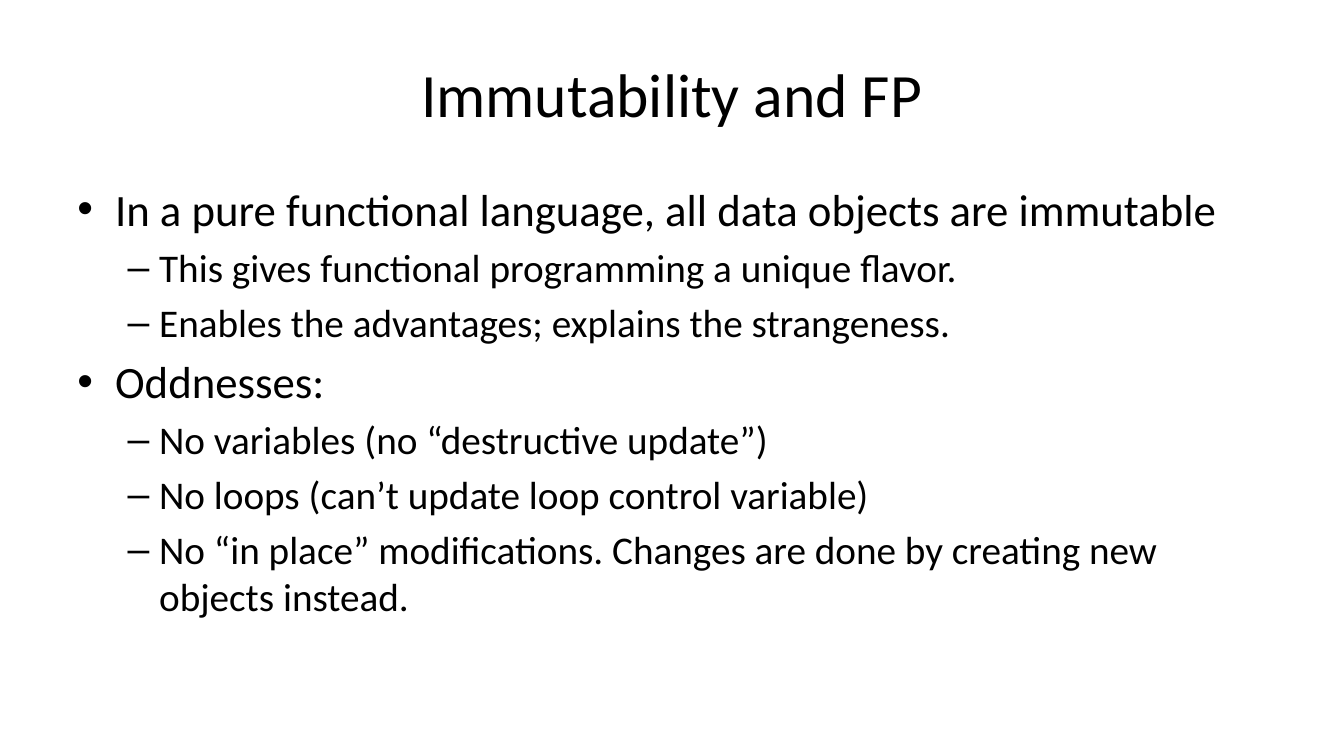
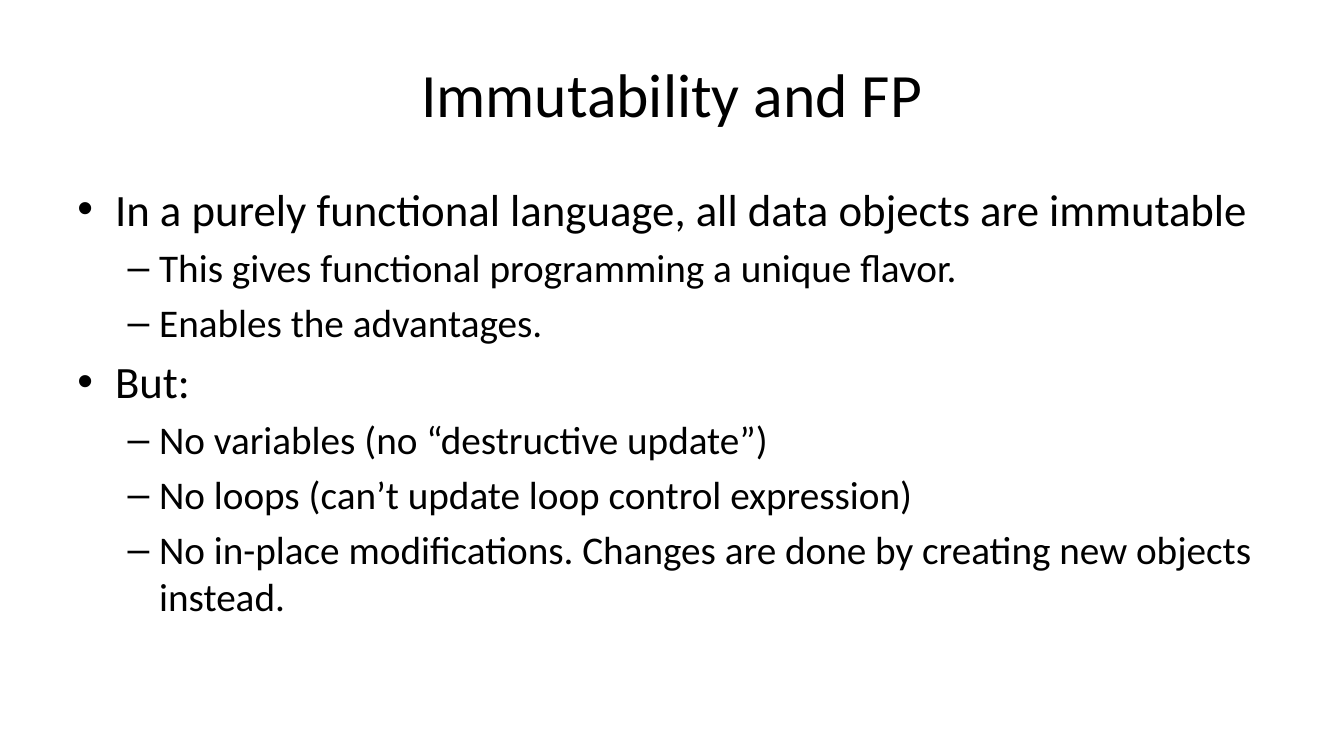
Before and after one commit to pchapin/augusta, a slide deck: slide 3 of tutorials/Scala/presentations/10_Immutability.pptx. Drawn at 1344x756 pixels with LibreOffice and Linux fonts; fonts in the diff are those of the drawing. Boxes give left, top, right and bottom in pixels: in the first picture for what was removed or moved away, otherwise in the second. Text is boxed around its words. In the diff, an @@ line names an element or a change of style, - is before the commit and + after.

```diff
--- a/tutorials/Scala/presentations/10_Immutability.pptx
+++ b/tutorials/Scala/presentations/10_Immutability.pptx
@@ text at <box>115,195,1246,234</box>: text changed @@
-• In a pure functional language, all data objects are immutable
+• In a purely functional language, all data objects are immutable
@@ text at <box>115,309,543,399</box>: text changed @@
-  – Enables the advantages; explains the strangeness.
-• Oddnesses:
+  – Enables the advantages.
+• But:
@@ text at <box>159,480,1251,612</box>: text changed @@
-  – No loops (can’t update loop control variable)
-  – No “in place” modifications. Changes are done by creating new objects instead.
+  – No loops (can’t update loop control expression)
+  – No in-place modifications. Changes are done by creating new objects instead.
```
Also in this commit, not shown: 8 other slides changed, 2 other files.
